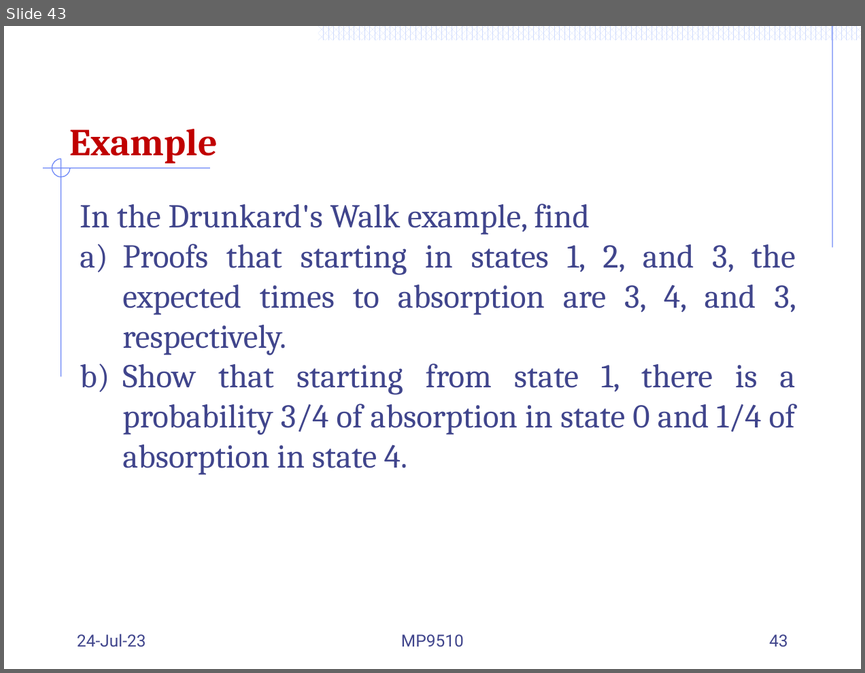
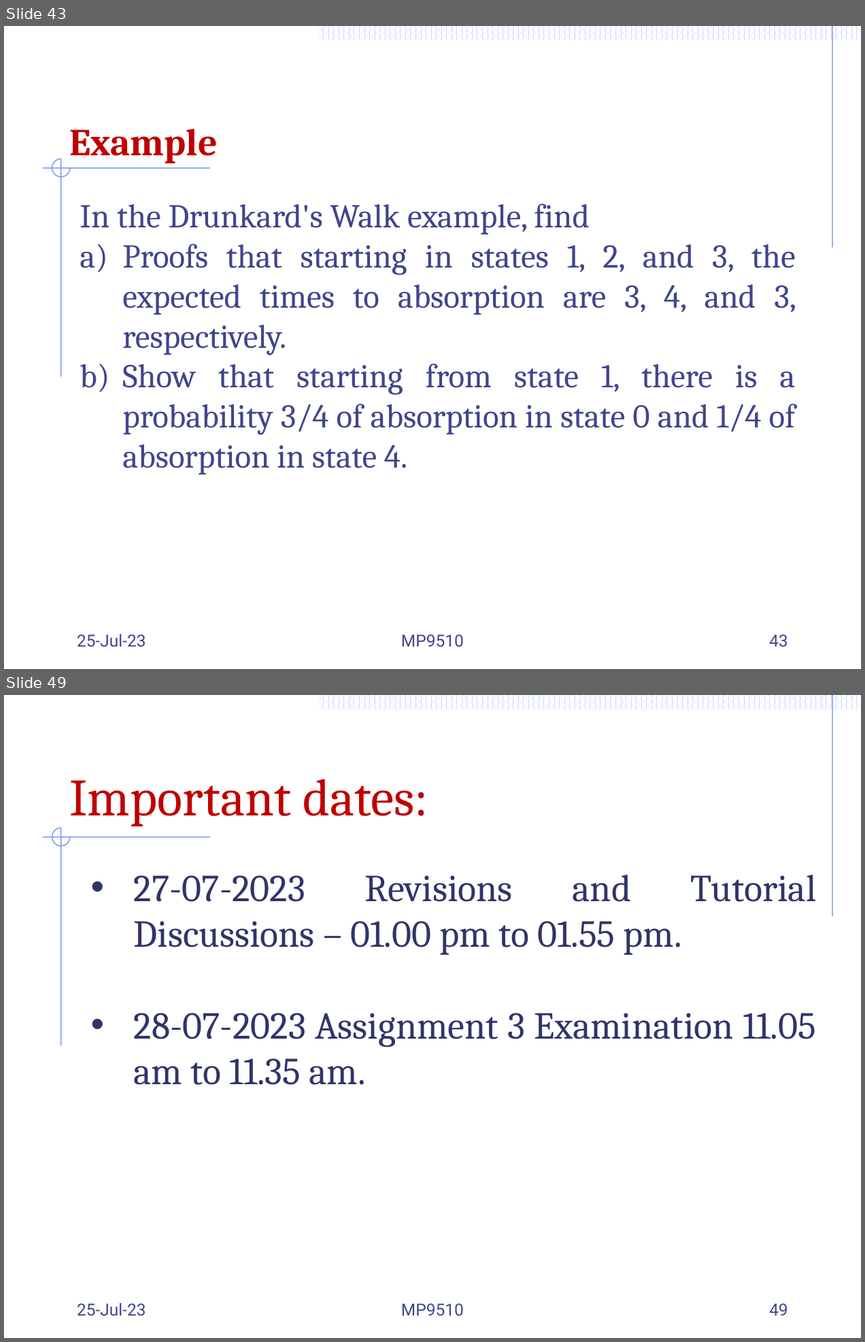
Before and after one commit to Mayooran1987/MC9510, a slide deck: Lect_3_Markov process.pptx. Shown one above the other, each under a label of ours: slide 43 before the commit, slides 43 and 49 after it; the slides between them are not shown. The pictures are 865x673 and 865x1342 pixels, drawn with LibreOffice and Linux fonts; fonts in the diff are those of the drawing. Boxes give left, top, right and bottom in pixels: in the first picture for what was removed or moved away, otherwise in the second. Text is boxed around its words. In the diff, an @@ line names an element or a change of style, - is before the commit and + after.

```diff
--- a/Lect_3_Markov process.pptx
+++ b/Lect_3_Markov process.pptx
@@ slide 49 added at [4,695,861,1338], background #FFFFFF; not listed: 56 template elements that a slide beside it also shows @@
@@ title added at [70,779,428,827], 44 pt, text #C00000 @@
+Important dates:
@@ text added at [134,875,816,1085], 32 pt, text #303469 @@
+• 27-07-2023 Revisions and Tutorial Discussions – 01.00 pm to 01.55 pm.
+• 28-07-2023 Assignment 3 Examination 11.05 am to 11.35 am.
@@ text added at [77,1302,146,1316], 14 pt, text #40458C @@
+25-Jul-23
@@ text added at [401,1303,464,1316], 14 pt, text #40458C @@
+MP9510
@@ page number added at [769,1303,788,1315], 14 pt, text #40458C @@
+49
@@ slide 43 changed as well @@
@@ text at [77,633,146,647]: text changed @@
-24-Jul-23
+25-Jul-23
```
Also in this commit, not shown: 20 other slides changed, 5 other slides added.
